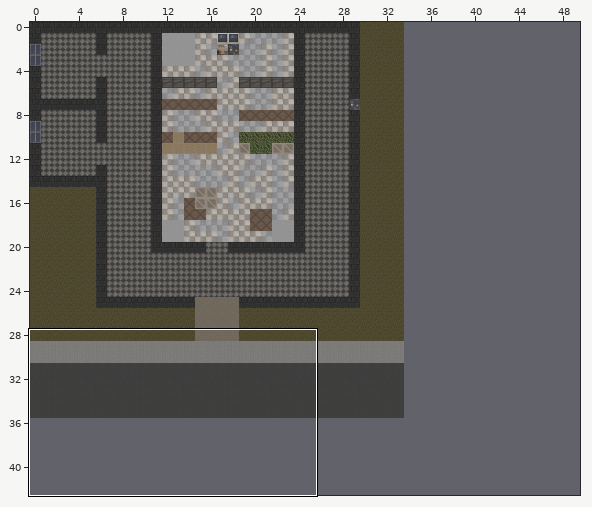
Tiled map -- src/Level/Tiled/Levels/Level01.tmx. The picture above shows the old version from afar; the outline marks the close-up.
Close-up. Before the edit:
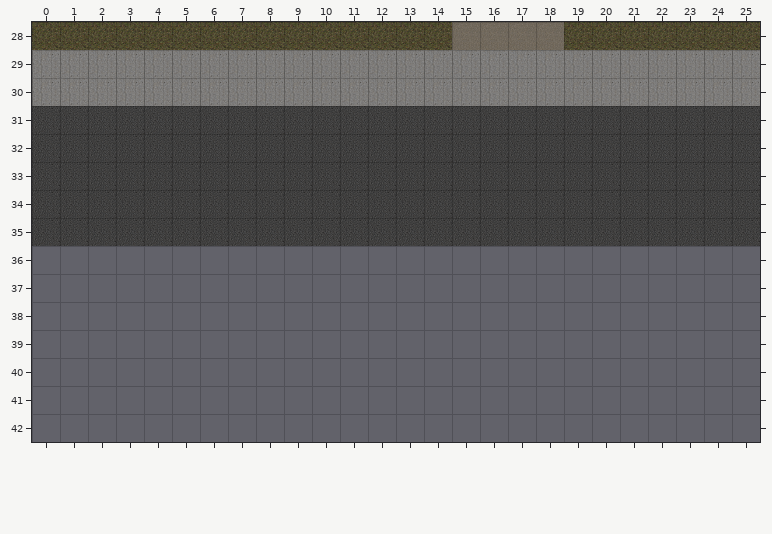
Cells are 64x64 px. Shown: x 0..25, y 28..42. The commit also changed other parts of the map, which this record leaves out.
And afterwards:
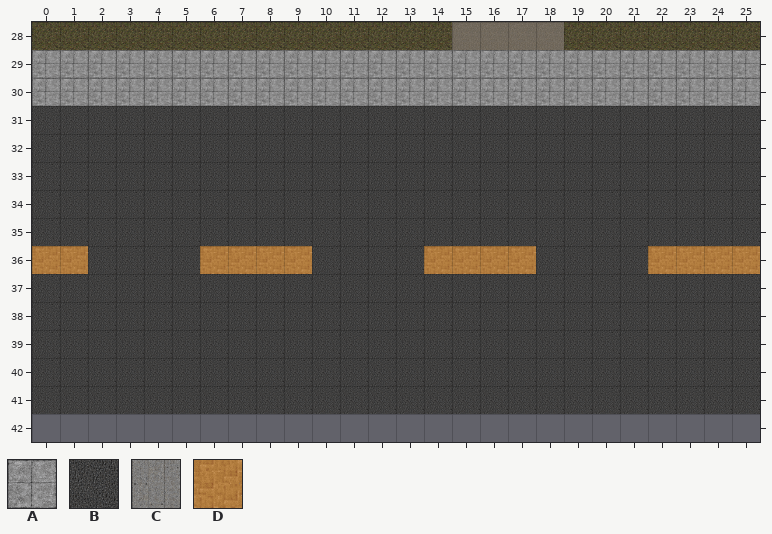
Key: from "Unsolid-2gen_postapoc": A 56, B 66, C 80, D 91.
_ is an empty cell.
From old to new:
Layer "Kachelebene 1":
y 29..30: x 0..25 CCCCCCCCCCCCCCCCCCCCCCCCCC -> AAAAAAAAAAAAAAAAAAAAAAAAAA
y 36: x 0..25 __________________________ -> DDBBBBDDDDBBBBDDDDBBBBDDDD
y 37..41: x 0..25 __________________________ -> BBBBBBBBBBBBBBBBBBBBBBBBBB
Pixel boxes of the changes (left, top, right, bottom) in both close-ups:
changed: (32, 50, 760, 106)
added: (32, 246, 760, 414)
